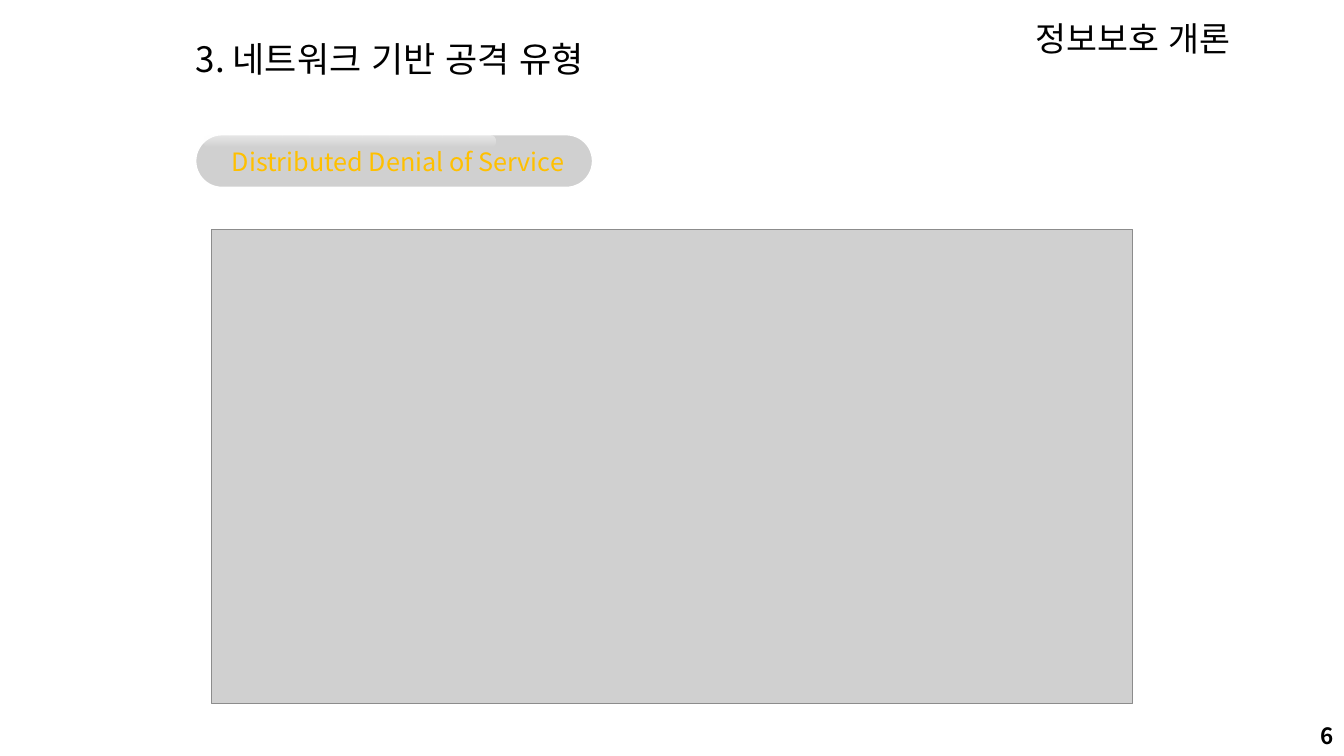
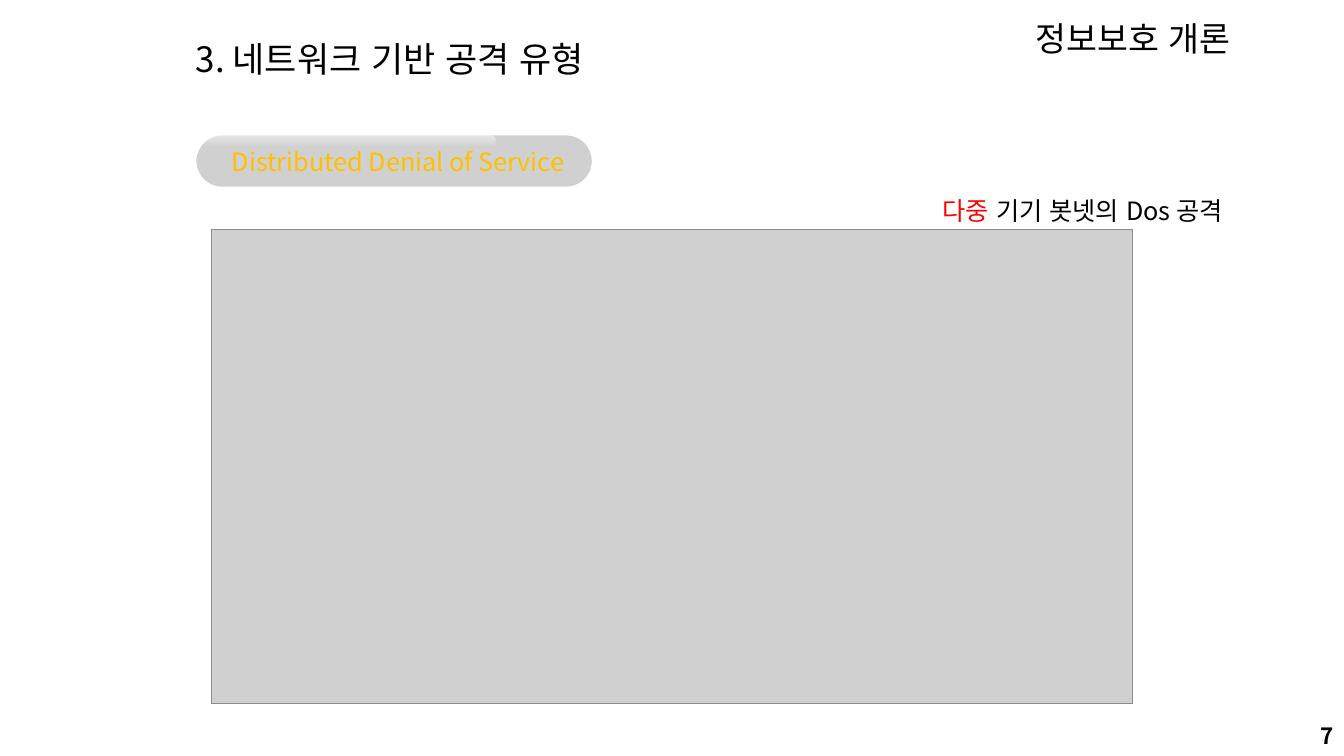
Before and after one commit to arizona95/CyberTraining, a slide deck: slide 7 of Lecture/24_1_정보보호/정보보호8강.pptx (slide 6 before the commit). Drawn at 1344x756 pixels with LibreOffice and Linux fonts; fonts in the diff are those of the drawing; grey boxes stand for pictures; background and template pictures are left out. Boxes give left, top, right and bottom in pixels: in the first picture for what was removed or moved away, otherwise in the second. Text is boxed around its words. In the diff, an @@ line names an element or a change of style, - is before the commit and + after.

```diff
--- a/Lecture/24_1_정보보호/정보보호8강.pptx
+++ b/Lecture/24_1_정보보호/정보보호8강.pptx
@@ text added at (943,199,1222,222), 18 pt, text #000000 @@
+다중 기기 봇넷의 Dos 공격
@@ page number at (1321,727,1334,744): text changed @@
-6
+7
```
Also in this commit, not shown: 6 other slides changed, 19 slides added, 34 slides removed.
